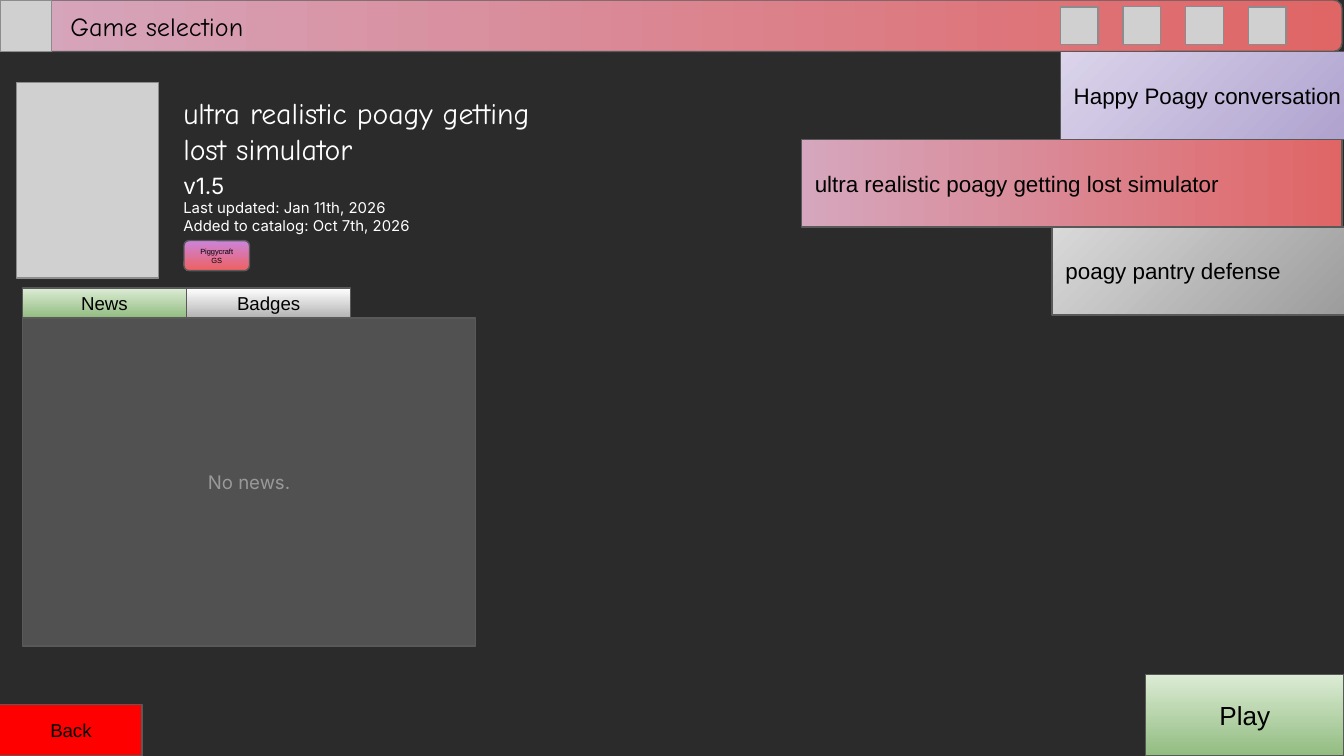
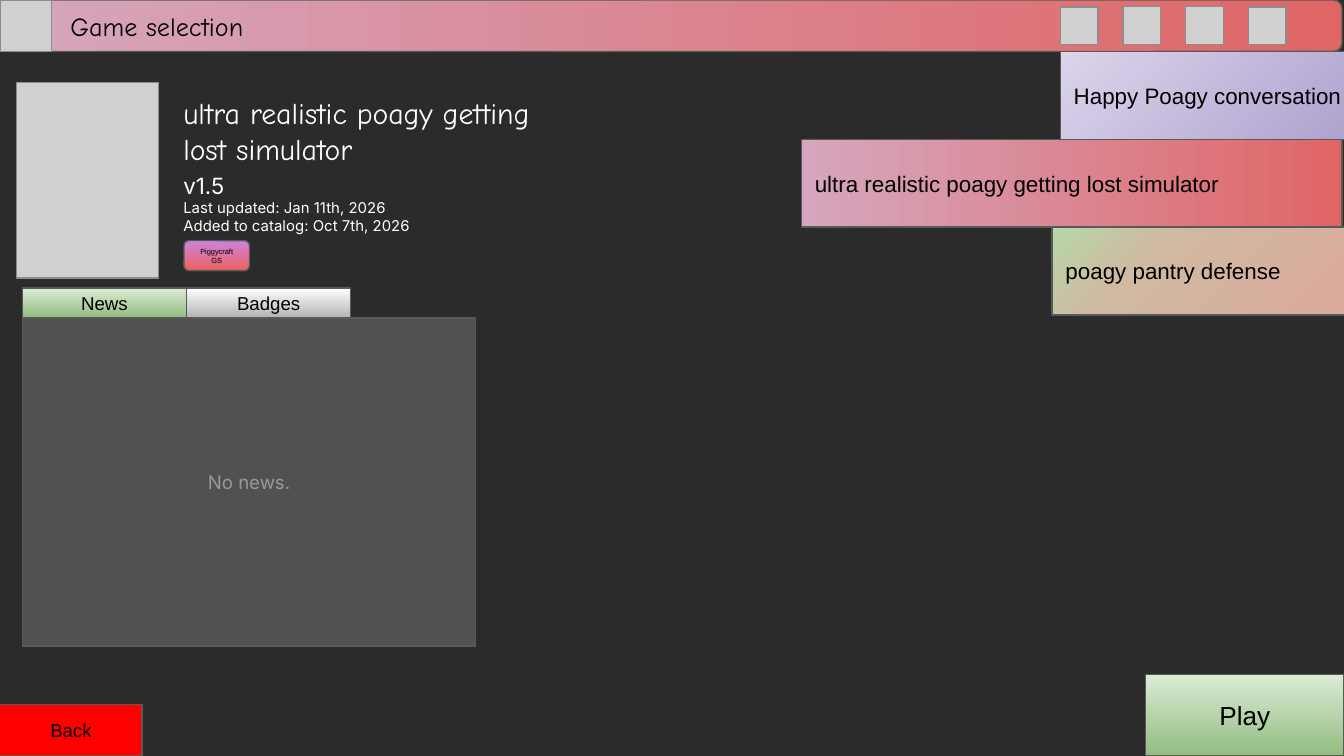
Before and after one commit to RitPigDev/poagy.gs-plus, a slide deck: slide 6 of poagy.gs+.pptx (slide 4 before the commit). Drawn at 1344x756 pixels with LibreOffice and Linux fonts; fonts in the diff are those of the drawing; grey boxes stand for pictures; background and template pictures are left out; a plain dark background stands for a picture behind light text. Boxes give left, top, right and bottom in pixels: in the first picture for what was removed or moved away, otherwise in the second. Text is boxed around its words. In the diff, an @@ line names an element or a change of style, - is before the commit and + after.

```diff
--- a/poagy.gs+.pptx
+++ b/poagy.gs+.pptx
@@ rectangle "poagy pantry defense" at (x1=1052, y1=227, x2=1344, y2=314): fill gradient #D9D9D9 to #737373 to gradient #B6D7A8 to #D0B8A1 to #EA9999 @@
```
Also in this commit, not shown: 10 other slides changed, 4 slides added, 1 slide removed.
